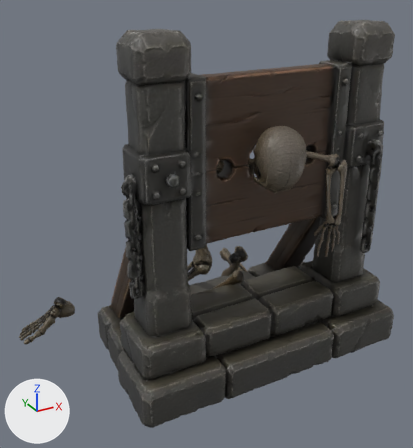
What one commit did to the FBX model Assets/Art/Models/Props/Stockade_Skeleton.fbx.
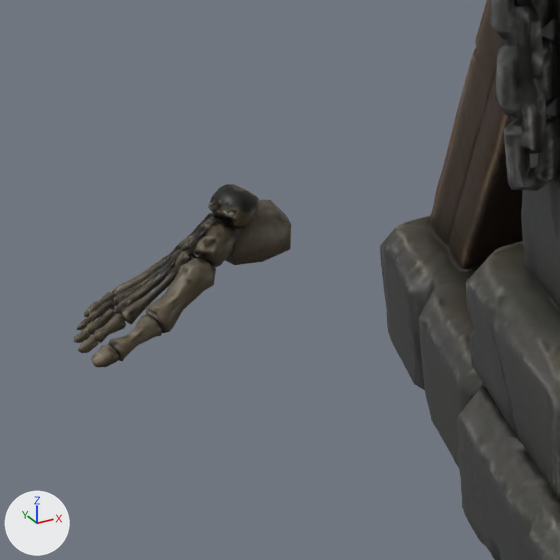
Each version appears first whole from a camera (50 mm lens) standing at (-1.469, -2.255, 1.913) and looking at (-0.137, 0.167, 0.702), and next in a close-up on the part from 0% to 35% of the width and 56% to 88% of the height. The lights are fixed; the arrows at lower left show +X, +Y and +Z. The first two pictures are the older version.

Script lines for the objects in view, before the commit:
```python
me_tripo_mesh_6c5f17b0_0b09_4f7f_aff5_c17ae2bbd833_001 = bpy.data.meshes.new('tripo_mesh_6c5f17b0-0b09-4f7f-aff5-c17ae2bbd833.001')
me_tripo_mesh_6c5f17b0_0b09_4f7f_aff5_c17ae2bbd833_001.from_pydata(...)  # 18489 vertices, 36878 faces; spans x -1.1..0.79, y -0.41..0.92, z -0.01..1.71
# faces by material slot: [20700, 16178]
me_tripo_mesh_6c5f17b0_0b09_4f7f_aff5_c17ae2bbd833_001.materials.append(mat_stockade_material)
me_tripo_mesh_6c5f17b0_0b09_4f7f_aff5_c17ae2bbd833_001.materials.append(mat_skeleto_material_002)
ob_stockade_skeleton = bpy.data.objects.new('Stockade_Skeleton', me_tripo_mesh_6c5f17b0_0b09_4f7f_aff5_c17ae2bbd833_001)
ob_stockade_skeleton.location = (0.0, 0.0, 0.0)
```
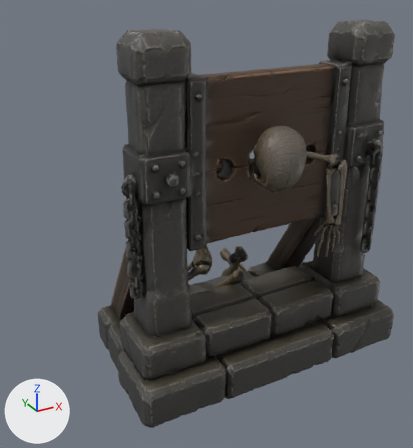
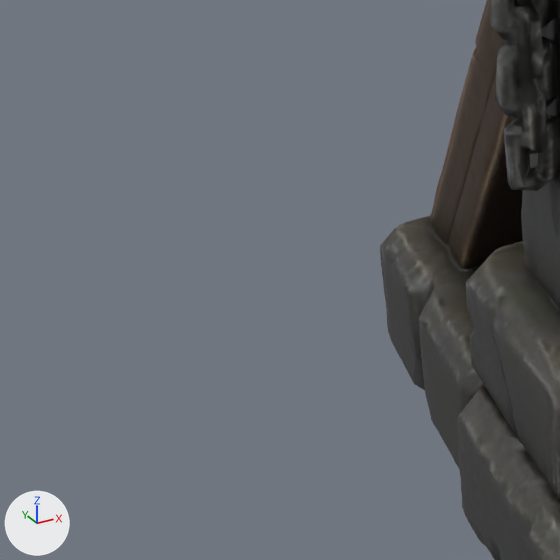
What differs and where, as boxes [x1, y1, x2, y2] in the close-ups (560 x 560 px):
'Stockade_Skeleton', reshaped
    before: [74, 0, 560, 560]
    after: [380, 0, 560, 560]
part 1 of me_tripo_mesh_6c5f17b0_0b09_4f7f_aff5_c17ae2bbd833_001, deleted
    before: [74, 184, 291, 367]

Edits to the bpy script that builds the scene:
```text
Change me_tripo_mesh_6c5f17b0_0b09_4f7f_aff5_c17ae2bbd833_001:
    used by ob_stockade_skeleton; location = (0.0, 0.0, 0.0)
    remove me_tripo_mesh_6c5f17b0_0b09_4f7f_aff5_c17ae2bbd833_001.from_pydata(...)  # 18489 vertices, 36878 faces; spans x -1.1..0.79, y -0.41..0.92, z -0.01..1.71
    add me_tripo_mesh_6c5f17b0_0b09_4f7f_aff5_c17ae2bbd833_001.from_pydata(...)  # 17772 vertices, 35491 faces; spans x -0.74..0.79, y -0.41..0.92, z -0.01..1.71
    me_tripo_mesh_6c5f17b0_0b09_4f7f_aff5_c17ae2bbd833_001 part 1: 10 loose pieces with 717 vertices, spanning x -1.1..-0.76, y 0.45..0.67, z 0.08..0.23, are deleted
```
